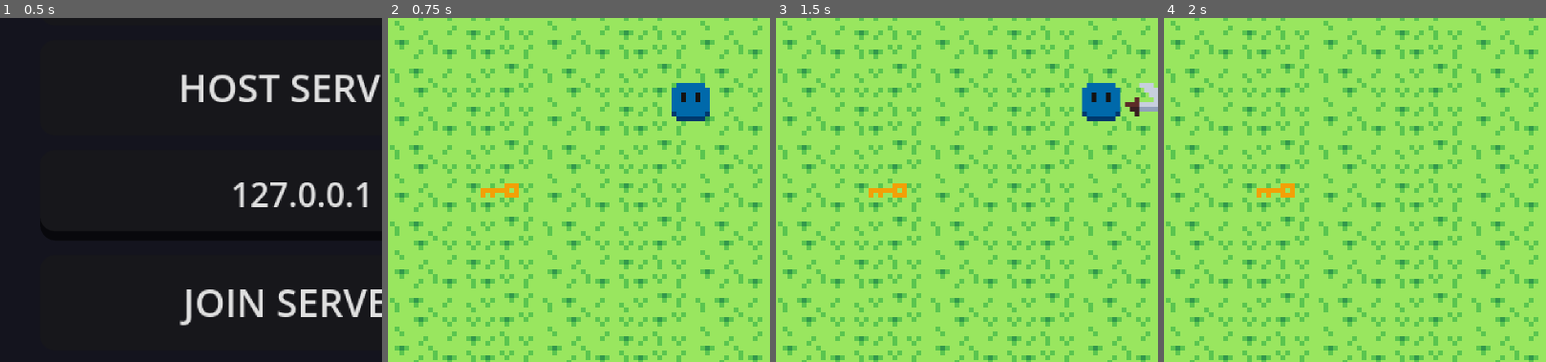
Above: before the commit, frames 1-4 (left to right).
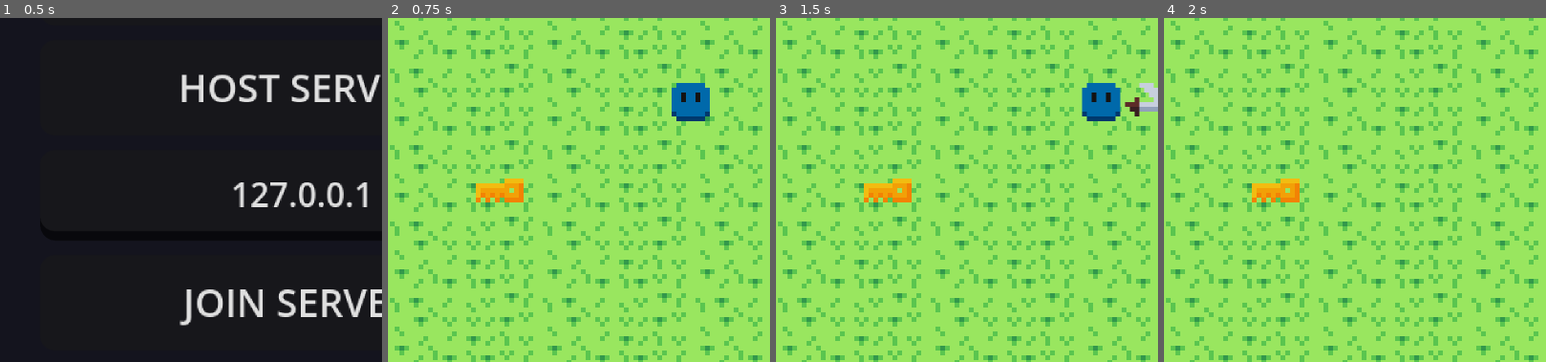
Above: after the commit, the same moments.

Repository: feg06/NewAdventure
Game: Godot game, scene res://ui/menus/main_menu.tscn
Two runs of this game, one before a commit and one after it. Both use one fixed random seed, a clock stepped at 60 frames per second and the inputs below.
Inputs:
- Up to frame 1 (0.5 s): no input
- Up to frame 2 (0.75 s): click "SOLO GAME" at 0.5 s
- Up to frame 3 (1.5 s): tap Enter at 1.25 s; hold D (move_right) from 1.28 s (still down); tap Shift (attack) at 1.35 s
- Up to frame 4 (2 s): keep holding D (move_right)
The pictures show only the part of the screen within x 10-60%, y 38-88%; the shares and areas given below are measured in that part.

Frame 1 is identical in both runs. In frame 2, 0.5% of the frame differs, in the area x 23-36%, y 46-54%; in frame 3, 0.5%; in frame 4, 0.5%.

Commit message:
refactor: update collision layers, refine button activation logic, and clean up unused project assets

Diff:
--- a/objects/button/floor_button.gd
+++ b/objects/button/floor_button.gd
@@ -2,7 +2,7 @@
 extends Area2D
 
 ## Action Floor Button / Pressure Plate
-## Activates when a Player or a Pushable Box (or item) steps on it.
+## Activates when a Player, a Pushable Box, or a Grabbable Item is on top of it.
 
 signal pressed(button: FloorButton)
 signal released(button: FloorButton)
@@ -29,7 +29,7 @@
 	_update_state()
 
 func _on_body_entered(body: Node2D) -> void:
-	if _is_valid_activator(body):
+	if _is_valid_body(body):
 		if not overlapping_objects.has(body):
 			overlapping_objects.append(body)
 		_update_state()
@@ -40,19 +40,19 @@
 
 func _on_area_entered(area: Area2D) -> void:
 	var parent = area.get_parent()
-	if parent and _is_valid_activator(parent):
+	if parent is GrabbableItem:
 		if not overlapping_objects.has(parent):
 			overlapping_objects.append(parent)
 		_update_state()
 
 func _on_area_exited(area: Area2D) -> void:
 	var parent = area.get_parent()
-	if parent:
+	if parent is GrabbableItem:
 		overlapping_objects.erase(parent)
-	_update_state()
+		_update_state()
 
-func _is_valid_activator(node: Node) -> bool:
-	return node.is_in_group("players") or node.is_in_group("boxes") or node.is_in_group("pushable_boxes") or node.is_in_group("items")
+func _is_valid_body(node: Node) -> bool:
+	return node.is_in_group("players") or node.is_in_group("boxes") or node.is_in_group("pushable_boxes")
 
 func _update_state() -> void:
 	# Clean any freed references
--- a/objects/button/floor_button.tscn
+++ b/objects/button/floor_button.tscn
@@ -1,28 +1,28 @@
-[gd_scene load_steps=5 format=3 uid="uid://floor_button_01"]
+[gd_scene format=3 uid="uid://bgsdx687cr53e"]
 
-[ext_resource type="Script" path="res://objects/button/floor_button.gd" id="1_button"]
+[ext_resource type="Script" uid="uid://b7nkmw45xry4a" path="res://objects/button/floor_button.gd" id="1_button"]
 [ext_resource type="Texture2D" uid="uid://c4asoteecqsa6" path="res://objects/assets/Button-Sheet.png" id="2_button_sheet"]
 
-[sub_resource type="RectangleShape2D" id="RectangleShape2D_btn"]
-size = Vector2(12, 12)
+[sub_resource type="CircleShape2D" id="CircleShape2D_hejo5"]
+radius = 3.0
 
 [sub_resource type="SceneReplicationConfig" id="SceneReplicationConfig_btn"]
 properties/0/path = NodePath(".:is_pressed")
 properties/0/spawn = true
 properties/0/replication_mode = 1
 
-[node name="FloorButton" type="Area2D" groups=["floor_buttons"]]
+[node name="FloorButton" type="Area2D" unique_id=315792459 groups=["floor_buttons"]]
 z_index = -1
 collision_layer = 64
-collision_mask = 54
+collision_mask = 50
 script = ExtResource("1_button")
 
-[node name="Sprite2D" type="Sprite2D" parent="."]
+[node name="Sprite2D" type="Sprite2D" parent="." unique_id=486604492]
 texture = ExtResource("2_button_sheet")
 hframes = 2
 
-[node name="CollisionShape2D" type="CollisionShape2D" parent="."]
-shape = SubResource("RectangleShape2D_btn")
+[node name="CollisionShape2D" type="CollisionShape2D" parent="." unique_id=984090115]
+shape = SubResource("CircleShape2D_hejo5")
 
-[node name="MultiplayerSynchronizer" type="MultiplayerSynchronizer" parent="."]
+[node name="MultiplayerSynchronizer" type="MultiplayerSynchronizer" parent="." unique_id=1247467752]
 replication_config = SubResource("SceneReplicationConfig_btn")
--- a/objects/pushable_box/pushable_box.tscn
+++ b/objects/pushable_box/pushable_box.tscn
@@ -1,13 +1,12 @@
-[gd_scene load_steps=6 format=3 uid="uid://pushable_box_01"]
+[gd_scene format=3 uid="uid://8rkkyq11lukb"]
 
-[ext_resource type="Script" path="res://objects/pushable_box/pushable_box.gd" id="1_box"]
+[ext_resource type="Script" uid="uid://bjrpfayk3pg2x" path="res://objects/pushable_box/pushable_box.gd" id="1_box"]
 [ext_resource type="Texture2D" uid="uid://8qymhorp8est" path="res://objects/assets/PushableBox.png" id="2_box_tex"]
 
 [sub_resource type="RectangleShape2D" id="RectangleShape2D_box"]
-size = Vector2(14, 14)
+size = Vector2(16, 16)
 
 [sub_resource type="RectangleShape2D" id="RectangleShape2D_grab"]
-size = Vector2(20, 20)
 
 [sub_resource type="SceneReplicationConfig" id="SceneReplicationConfig_box"]
 properties/0/path = NodePath(".:sync_pos")
@@ -17,25 +16,25 @@
 properties/1/spawn = true
 properties/1/replication_mode = 1
 
-[node name="PushableBox" type="CharacterBody2D" groups=["boxes", "pushable_boxes"]]
+[node name="PushableBox" type="CharacterBody2D" unique_id=1308728986 groups=["boxes", "pushable_boxes"]]
 collision_layer = 32
 collision_mask = 35
 motion_mode = 1
 wall_min_slide_angle = 0.0
 script = ExtResource("1_box")
 
-[node name="Sprite2D" type="Sprite2D" parent="."]
+[node name="Sprite2D" type="Sprite2D" parent="." unique_id=1437511364]
 texture = ExtResource("2_box_tex")
 
-[node name="CollisionShape2D" type="CollisionShape2D" parent="."]
+[node name="CollisionShape2D" type="CollisionShape2D" parent="." unique_id=1169579644]
 shape = SubResource("RectangleShape2D_box")
 
-[node name="GrabArea" type="Area2D" parent="."]
+[node name="GrabArea" type="Area2D" parent="." unique_id=266792707]
 collision_layer = 16
 collision_mask = 0
 
-[node name="CollisionShape2D" type="CollisionShape2D" parent="GrabArea"]
+[node name="CollisionShape2D" type="CollisionShape2D" parent="GrabArea" unique_id=527686723]
 shape = SubResource("RectangleShape2D_grab")
 
-[node name="MultiplayerSynchronizer" type="MultiplayerSynchronizer" parent="."]
+[node name="MultiplayerSynchronizer" type="MultiplayerSynchronizer" parent="." unique_id=988410575]
 replication_config = SubResource("SceneReplicationConfig_box")
--- a/player/player.tscn
+++ b/player/player.tscn
@@ -149,7 +149,7 @@
 
 [node name="Player" type="CharacterBody2D" unique_id=2062989254 groups=["players"]]
 collision_layer = 2
-collision_mask = 5
+collision_mask = 37
 script = ExtResource("1_player")
 
 [node name="AnimatedSprite2D" type="AnimatedSprite2D" parent="." unique_id=1729916492]
Binary file changed: items/assets/Key.png
Binary file removed: objects/assets/Key.png
Not shown, removed: objects/assets/Key.png.import
Binary file removed: world/tilesets/Decoration.png
Not shown, removed: world/tilesets/Decoration.png.import
Binary file removed: world/tilesets/Environment.png
Not shown, removed: world/tilesets/Environment.png.import
Binary file removed: world/tilesets/Walls.png
Not shown, removed: world/tilesets/Walls.png.import
